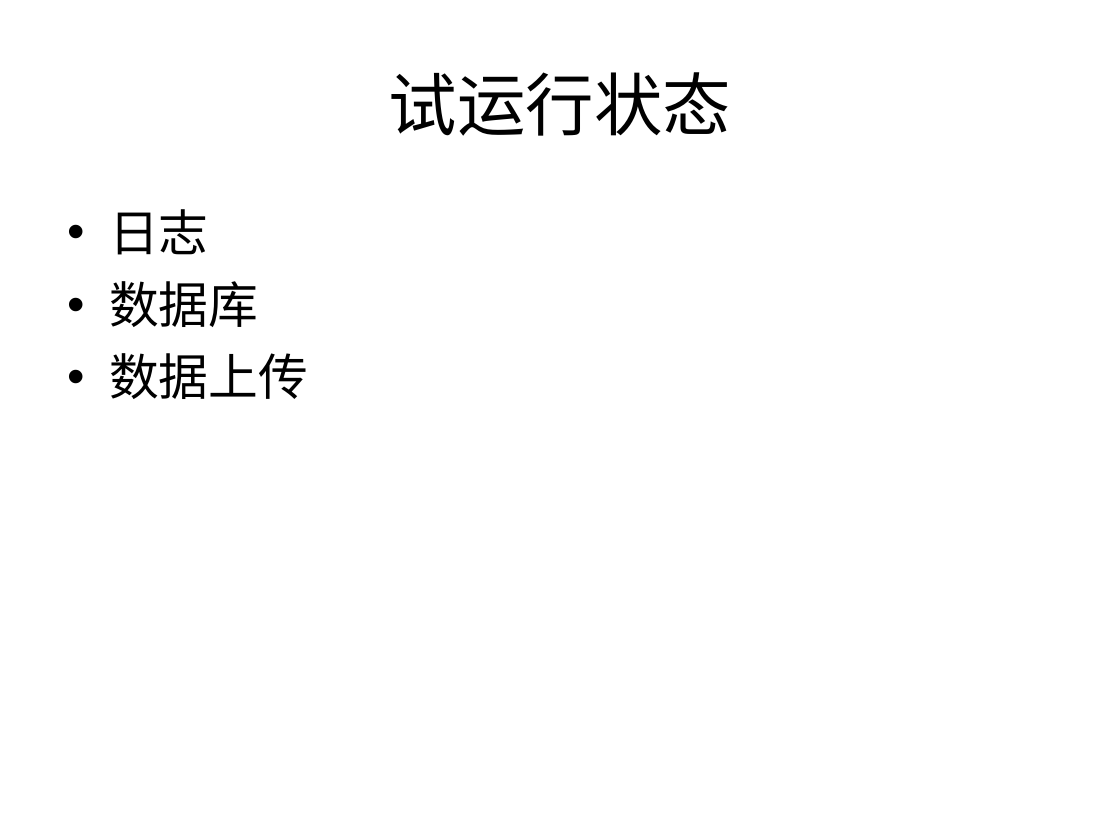
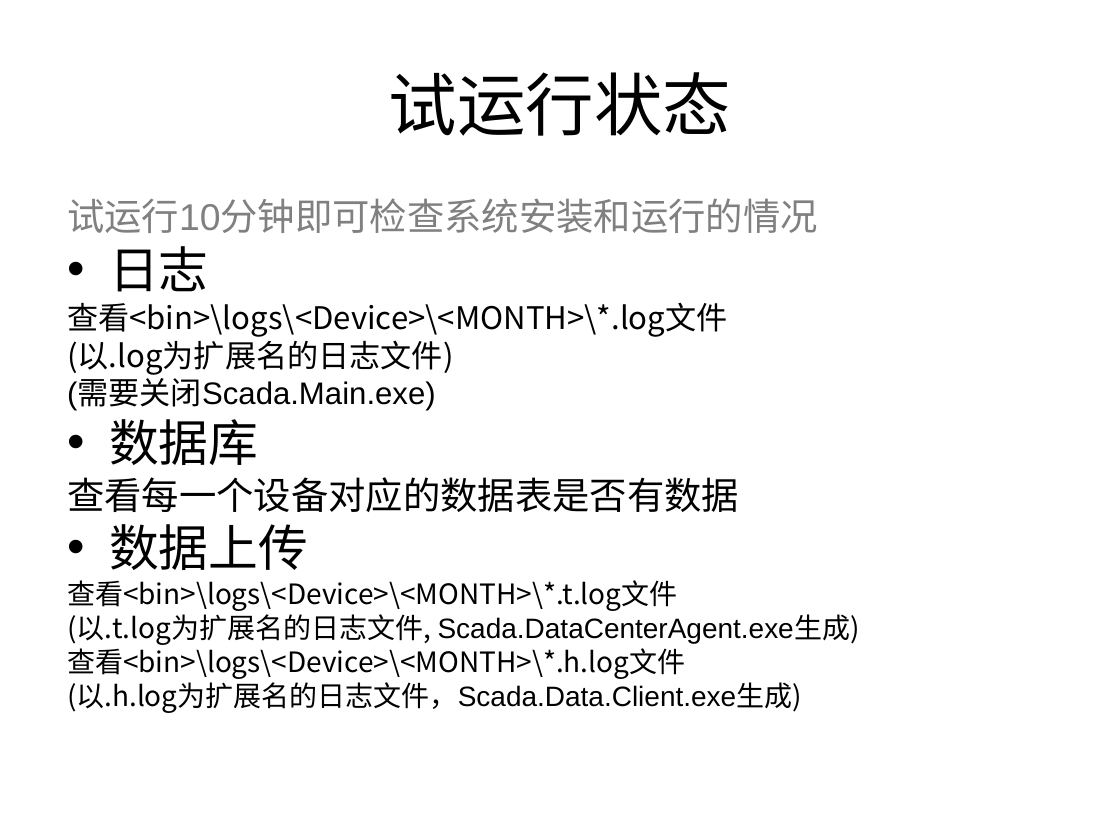
Before and after one commit to mrddos/planisphere, a slide deck: slide 5 of DAQ/Bin/Config/introduction.ppt (slide 4 before the commit). Drawn at 1120x840 pixels with LibreOffice and Linux fonts; fonts in the diff are those of the drawing. Boxes give left, top, right and bottom in pixels: in the first picture for what was removed or moved away, otherwise in the second. Text is boxed around its words. In the diff, an @@ line names an element or a change of style, - is before the commit and + after.

```diff
--- a/DAQ/Bin/Config/introduction.ppt
+++ b/DAQ/Bin/Config/introduction.ppt
@@ text at [67, 198, 818, 233]: paragraph added @@
+试运行10分钟即可检查系统安装和运行的情况
@@ text at [109, 246, 308, 570]: line spacing 1 to 0.8 @@
@@ text at [67, 302, 728, 411]: paragraphs added @@
+查看<bin>\logs\<Device>\<MONTH>\*.log文件
+(以.log为扩展名的日志文件)
+(需要关闭Scada.Main.exe)
@@ text at [67, 477, 739, 512]: paragraph added @@
+查看每一个设备对应的数据表是否有数据
@@ text at [67, 580, 860, 713]: paragraphs added @@
+查看<bin>\logs\<Device>\<MONTH>\*.t.log文件
+(以.t.log为扩展名的日志文件, Scada.DataCenterAgent.exe生成)
+查看<bin>\logs\<Device>\<MONTH>\*.h.log文件
+(以.h.log为扩展名的日志文件，Scada.Data.Client.exe生成)
```
Also in this commit, not shown: 2 other slides changed, 9 slides added.
